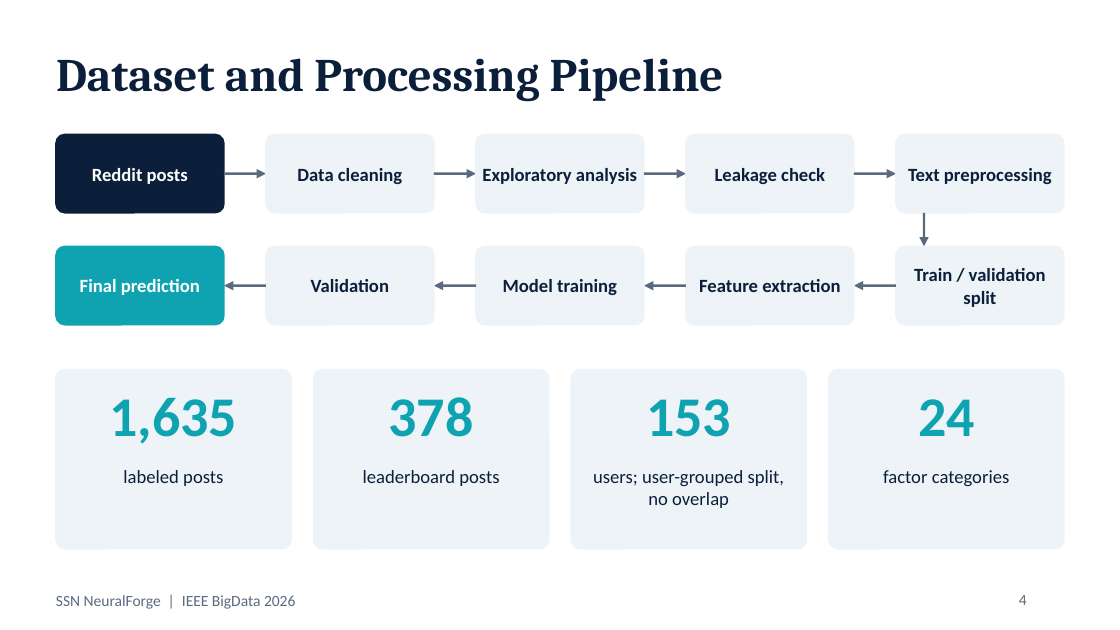
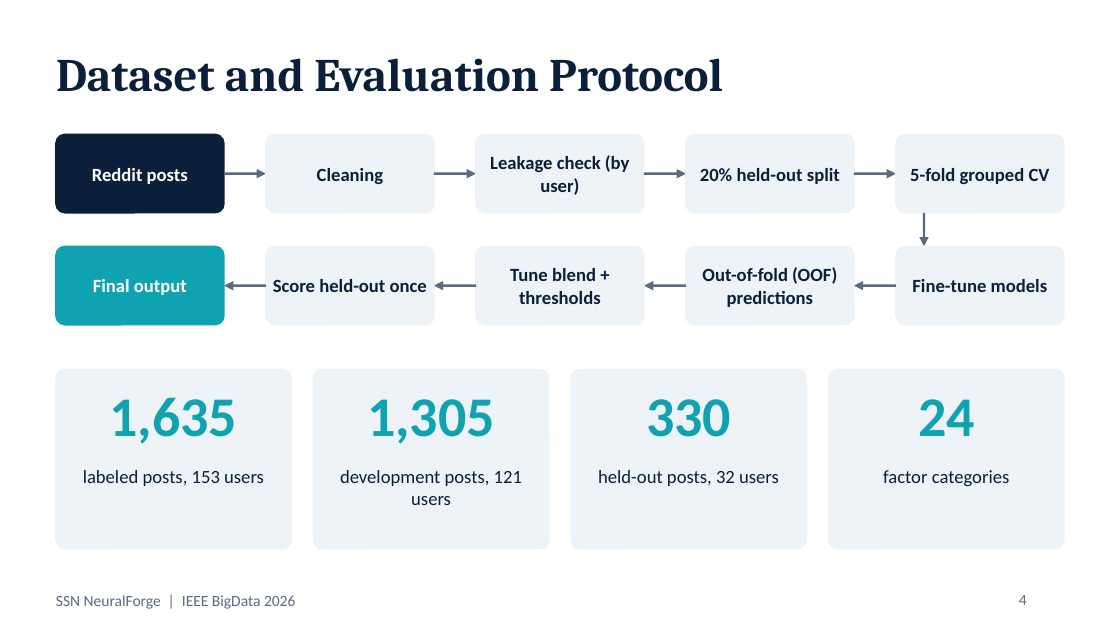
Before and after one commit to Akash231005/Explainable-Suicide-Risk-Detection, a slide deck: slide 4 of report/SSN_NeuralForge_IEEE_BigData_2026.pptx. Drawn at 1120x630 pixels with LibreOffice and Linux fonts; fonts in the diff are those of the drawing. Boxes give left, top, right and bottom in pixels: in the first picture for what was removed or moved away, otherwise in the second. Text is boxed around its words. In the diff, an @@ line names an element or a change of style, - is before the commit and + after.

```diff
--- a/report/SSN_NeuralForge_IEEE_BigData_2026.pptx
+++ b/report/SSN_NeuralForge_IEEE_BigData_2026.pptx
@@ title at (x1=56, y1=58, x2=723, y2=92): text changed @@
-Dataset and Processing Pipeline
+Dataset and Evaluation Protocol
@@ text in rounded rectangle at (x1=317, y1=168, x2=383, y2=184): text changed @@
-Data cleaning
+Cleaning
@@ text in rounded rectangle at (x1=490, y1=155, x2=630, y2=195): text changed @@
-Exploratory analysis
+Leakage check (by user)
@@ text in rounded rectangle at (x1=700, y1=168, x2=840, y2=184): text changed @@
-Leakage check
+20% held-out split
@@ text in rounded rectangle at (x1=910, y1=168, x2=1050, y2=184): text changed @@
-Text preprocessing
+5-fold grouped CV
@@ text in rounded rectangle at (x1=510, y1=268, x2=601, y2=304): text changed @@
-Model training
+Tune blend + thresholds
@@ text in rounded rectangle at (x1=702, y1=267, x2=837, y2=307): text changed @@
-Feature extraction
+Out-of-fold (OOF) predictions
@@ text in rounded rectangle at (x1=93, y1=279, x2=187, y2=295): text changed @@
-Final prediction
+Final output
@@ text in rounded rectangle at (x1=273, y1=279, x2=427, y2=292): text changed @@
-Validation
+Score held-out once
@@ text in rounded rectangle at (x1=912, y1=279, x2=1048, y2=292): text changed @@
-Train / validation split
+Fine-tune models
@@ text at (x1=367, y1=399, x2=495, y2=444): text changed @@
-378
+1,305
@@ text at (x1=646, y1=399, x2=731, y2=437): text changed @@
-153
+330
@@ text at (x1=83, y1=470, x2=264, y2=486): text changed @@
-labeled posts
+labeled posts, 153 users
@@ text at (x1=340, y1=470, x2=522, y2=505): text changed @@
-leaderboard posts
+development posts, 121 users
@@ text at (x1=598, y1=470, x2=779, y2=486): text changed @@
-users; user-grouped split, no overlap
+held-out posts, 32 users
```
Also in this commit, not shown: 9 other slides changed, 3 slides added, 2 slides removed, 4 other files.
